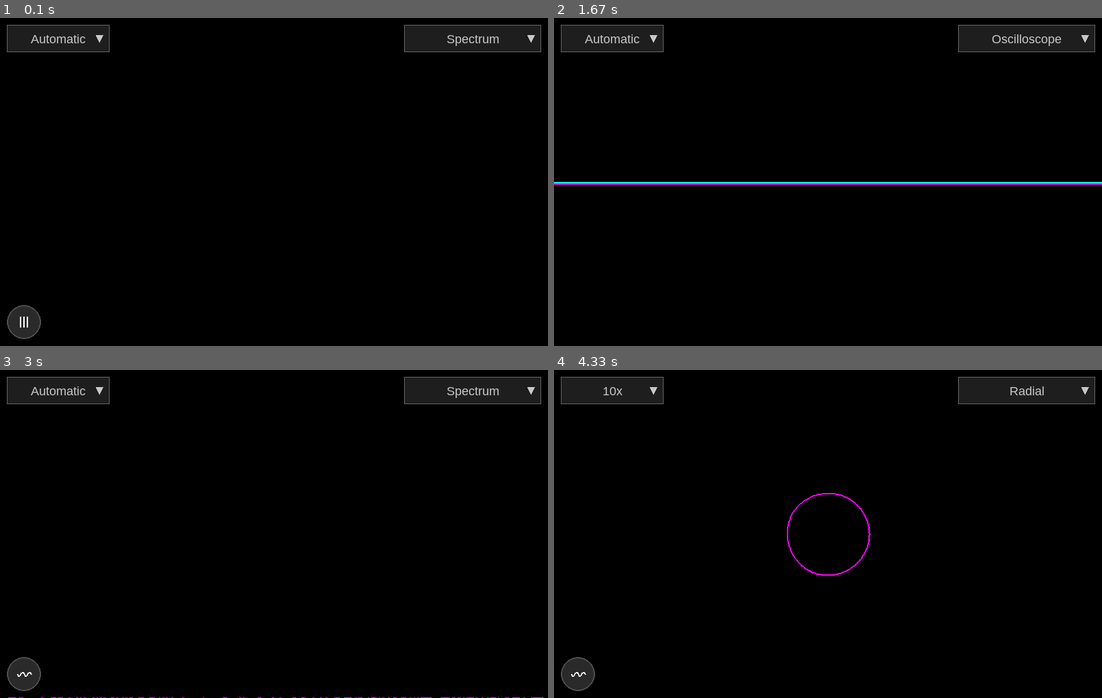
Above: before the commit, frames 1-4 (two rows, left to right).
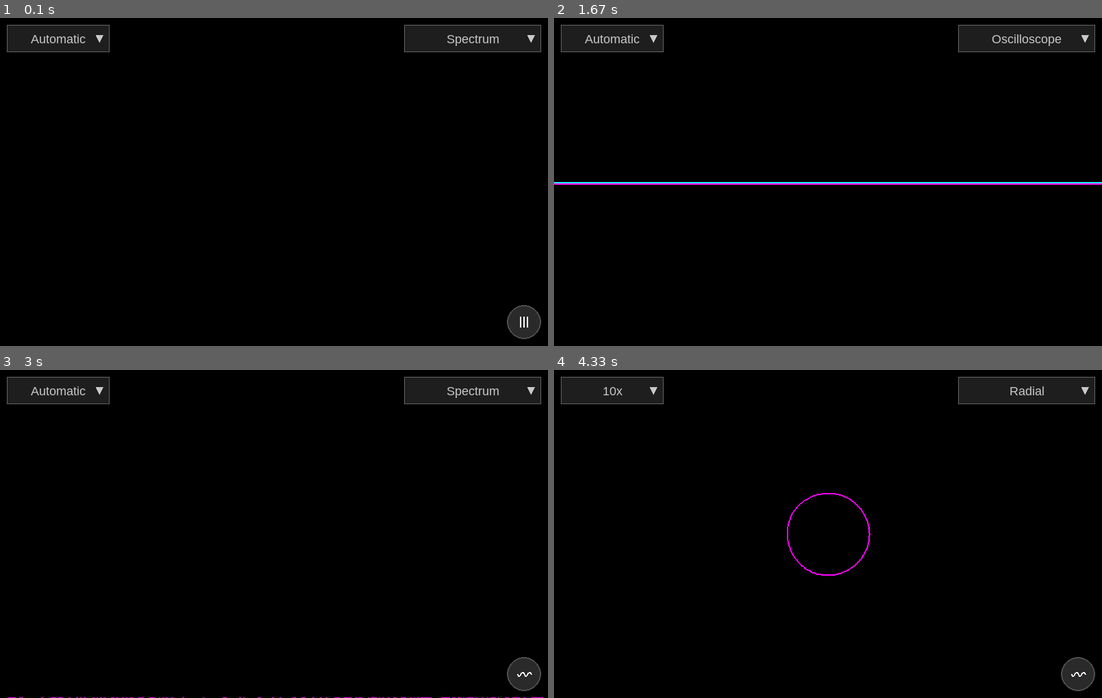
Above: after the commit, the same moments.

Repository: godelayheehoo/AudioViz
Game: pygame game, started from src/main.py
Two runs of this game, one before a commit and one after it. Both use one fixed random seed, a clock stepped at 60 frames per second and the inputs below.
Inputs (mouse positions are in pixels of both pictures, inside the frame that each line leads up to):
- Up to frame 1 (0.1 s): no input
- Up to frame 2 (1.67 s): tap Space at 0.33, 0.73, 1.03, 1.23, 1.57 s
- Up to frame 3 (3 s): tap Space at 1.87, 2.07, 2.37, 2.63, 2.97 s
- Up to frame 4 (4.33 s): tap Space at 3.27, 3.4 s; click "Automatic" at 3.78 s; click (652, 566) at 4.12 s

The runs differ from the first frame. In frame 1, 1.0% of the frame differs, in the area x 1-99%, y 87-98%; in frame 2, nothing differs; in frame 3, 1.0%; in frame 4, 1.0%.

Commit message:
moved symbol

Diff:
--- a/src/render/pygame_render.py
+++ b/src/render/pygame_render.py
@@ -171,7 +171,7 @@
         self.terrain_num_bins = 60  # Number of frequency bins to display
 
         # Single circular toggle button for mode variants (bars vs curves)
-        toggle_x = 35  # Center x position
+        toggle_x = WINDOW_WIDTH - 35  # Center x position (bottom right)
         toggle_y = WINDOW_HEIGHT - 35  # Center y position
         toggle_radius = 25
 
